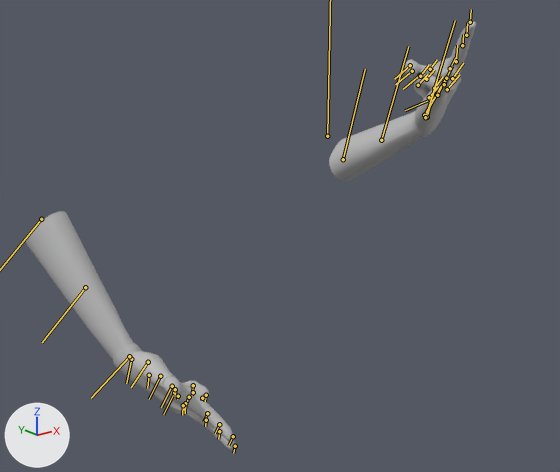
Renders of the FBX model Art Share/TeensySummer/images/PLAYER/ANIM_player_menuStart.fbx from each side of a commit.
One viewpoint serves both versions: a 50 mm lens placed at (-0.758, -0.836, 0.2), pointed at (-0.066, 0.029, -0.146). Lighting does not change. The marker at lower left points along +X, +Y and +Z. Both versions are drawn at frame 4165 of the action 'Take 001'; the numbers are the values there. The bones that bend it are drawn over the model as lines.

In view in the first picture: 'MESH_player'.
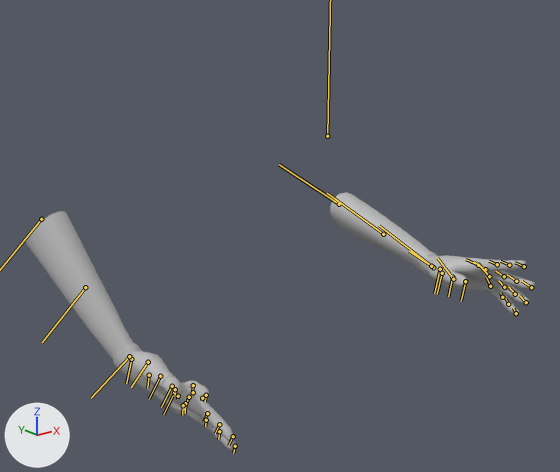
The edits, one by one:
Bone 'l_armLower_skin' (bone_l_armlower_skin) moves from (-2.1, -9.45, -7.88) to (-3.03, -18.29, -8.1).
Bone 'l_armLower_skin' (bone_l_armlower_skin) turns from (-33, -4, 28) to (57, 2, -14) degrees about its own x, y and z.
Bone 'l_hand_skin' (bone_l_hand_skin) turns from (-8, -13, 10) to (0, 31, 10) degrees about its own x, y and z.
Bone 'l_fingerThumb0_skin' (bone_l_fingerthumb0_skin) turns from (10, 8, 40) to (19, 0, 17) degrees about its own x, y and z.
Bone 'l_fingerThumb1_skin' (bone_l_fingerthumb1_skin) turns from (-5, -54, 14) to (5, -14, -11) degrees about its own x, y and z.
Bone 'l_fingerThumb2_skin' (bone_l_fingerthumb2_skin) turns from (0, -47, 0) to (0, -3, 0) degrees about its own x, y and z.
Bone 'l_fingerIndex0_skin' (bone_l_fingerindex0_skin) turns from (0, -10, -3) to (0, 0, 0) degrees about its own x, y and z.
Bone 'l_fingerMiddle0_skin' (bone_l_fingermiddle0_skin) moves from (-0.75, 0.0, -0.25) to (0.0, 0.0, 0.0).
Bone 'l_fingerMiddle0_skin' (bone_l_fingermiddle0_skin) turns from (40, -114, -43) to (0, -18, 0) degrees about its own x, y and z.
Bone 'l_fingerMiddle1_skin' (bone_l_fingermiddle1_skin) turns from (0, -57, 0) to (0, 0, 0) degrees about its own x, y and z.
Bone 'l_fingerMiddle2_skin' (bone_l_fingermiddle2_skin) turns from (0, -94, 0) to (0, 0, 0) degrees about its own x, y and z.
Bone 'l_fingerRing0_skin' (bone_l_fingerring0_skin) moves from (-0.75, 0.0, -0.25) to (0.0, 0.0, 0.0).
Bone 'l_fingerRing0_skin' (bone_l_fingerring0_skin) turns from (36, -113, -39) to (0, -31, 0) degrees about its own x, y and z.
Bone 'l_fingerRing1_skin' (bone_l_fingerring1_skin) turns from (0, -61, 0) to (0, 0, 0) degrees about its own x, y and z.
Bone 'l_fingerRing2_skin' (bone_l_fingerring2_skin) turns from (0, -82, 0) to (0, 0, 0) degrees about its own x, y and z.
Bone 'l_fingerPinky0_skin' (bone_l_fingerpinky0_skin) turns from (0, -10, 6) to (0, -42, 0) degrees about its own x, y and z.

Where the change shows, as pixel boxes (x1, y1, x2, y2) in the pictures (560 x 472 px):
'MESH_player', posed (13% wider, 40% shorter)
    before: (25, 22, 476, 450)
    after: (25, 192, 534, 450)
bone 'l_armLower_skin', root to tip
    before: (343, 159) to (365, 69)
    after: (339, 204) to (279, 164)
bone 'l_hand_skin', root to tip
    before: (427, 117) to (436, 83)
    after: (433, 267) to (409, 251)
bone 'l_fingerThumb0_skin', root to tip
    before: (430, 99) to (405, 110)
    after: (440, 269) to (434, 293)
bone 'l_fingerThumb1_skin', root to tip
    before: (420, 75) to (403, 89)
    after: (442, 273) to (437, 294)
bone 'l_fingerThumb2_skin', root to tip
    before: (410, 65) to (394, 79)
    after: (452, 277) to (448, 296)
bone 'l_fingerIndex0_skin', root to tip
    before: (456, 61) to (457, 45)
    after: (478, 265) to (466, 259)
bone 'l_fingerMiddle0_skin', root to tip
    before: (452, 78) to (463, 63)
    after: (485, 269) to (473, 261)
bone 'l_fingerMiddle1_skin', root to tip
    before: (430, 69) to (437, 59)
    after: (504, 276) to (496, 271)
bone 'l_fingerMiddle2_skin', root to tip
    before: (420, 76) to (429, 64)
    after: (516, 281) to (507, 274)
bone 'l_fingerRing0_skin', root to tip
    before: (447, 89) to (459, 75)
    after: (489, 276) to (480, 266)
bone 'l_fingerRing1_skin', root to tip
    before: (426, 79) to (434, 69)
    after: (504, 287) to (498, 280)
bone 'l_fingerRing2_skin', root to tip
    before: (418, 85) to (427, 74)
    after: (515, 294) to (508, 286)
bone 'l_fingerPinky0_skin', root to tip
    before: (437, 95) to (444, 80)
    after: (490, 286) to (486, 277)
